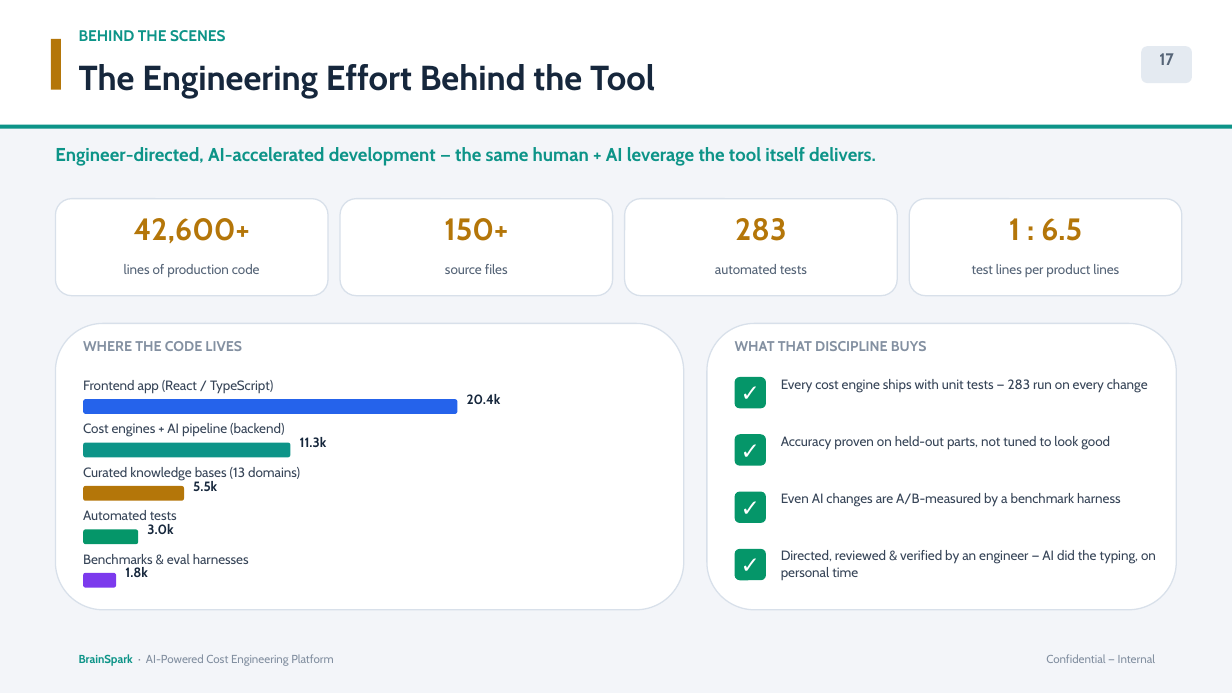
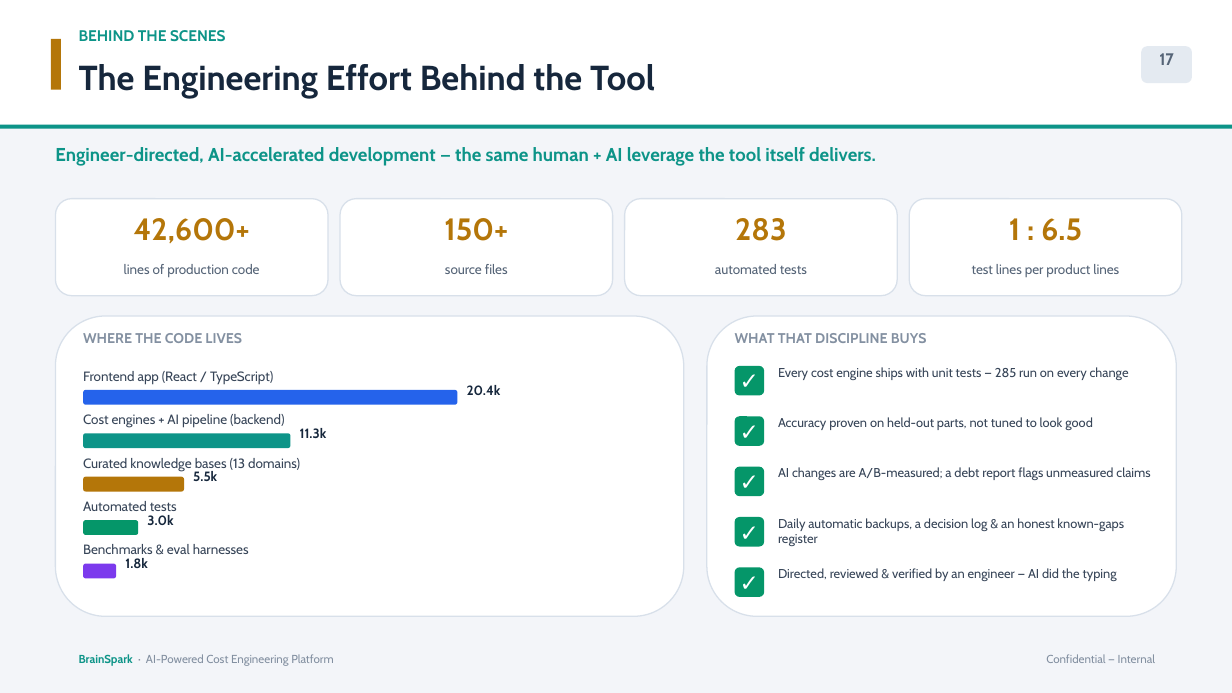
Before and after one commit to bhosaleavinash546/leamington-marathi, a slide deck: slide 17 of BrainSpark_Director_Presentation.pptx. Drawn at 1232x693 pixels with LibreOffice and Linux fonts; fonts in the diff are those of the drawing. Boxes give left, top, right and bottom in pixels: in the first picture for what was removed or moved away, otherwise in the second. Text is boxed around its words. In the diff, an @@ line names an element or a change of style, - is before the commit and + after.

```diff
--- a/BrainSpark_Director_Presentation.pptx
+++ b/BrainSpark_Director_Presentation.pptx
@@ rounded rectangle: place and size @@
-rounded rectangle at [55,323,684,610]
+rounded rectangle at [55,316,684,616]
@@ rounded rectangle: place and size @@
-rounded rectangle at [707,323,1177,610]
+rounded rectangle at [707,316,1177,616]
@@ 13 texts, 6 rounded rectangles: place and size @@
-13 texts, 6 rounded rectangles at [83,341,927,588]
+13 texts, 6 rounded rectangles at [83,333,927,579]
@@ text at [778,367,1129,380]: text changed; size 10.5 to 10 pt @@
-Every cost engine ships with unit tests — 283 run on every change
+Every cost engine ships with unit tests — 285 run on every change
@@ rounded rectangle: place and size @@
-rounded rectangle at [735,434,766,466]
+rounded rectangle at [735,416,764,445]
@@ text "✓": place and size @@
-text "✓" at [735,434,766,466]
+text "✓" at [735,416,764,445]
@@ text "Accuracy proven on held-out parts, ...": place and size @@
-text "Accuracy proven on held-out parts, ..." at [781,436,1110,449]
+text "Accuracy proven on held-out parts, ..." at [778,417,1093,430]
@@ text "Accuracy proven on held-out parts, ..." at [778,417,1093,430]: size 10.5 to 10 pt; line spacing 1.03 to 1.02 @@
@@ rounded rectangle: place and size @@
-rounded rectangle at [735,492,766,523]
+rounded rectangle at [735,467,764,496]
@@ text "✓": place and size @@
-text "✓" at [735,492,766,523]
+text "✓" at [735,467,764,496]
@@ text at [778,467,1150,480]: text changed; size 10.5 to 10 pt @@
-Even AI changes are A/B-measured by a benchmark harness
+AI changes are A/B-measured; a debt report flags unmeasured claims
@@ rounded rectangle: place and size @@
-rounded rectangle at [735,549,766,580]
+rounded rectangle at [735,517,764,546]
@@ text "✓": place and size @@
-text "✓" at [735,549,766,580]
+text "✓" at [735,517,764,546]
@@ text added at [778,518,1124,546], 10 pt, text #374558 @@
+Daily automatic backups, a decision log & an honest known-gaps register
@@ rounded rectangle added at [735,567,764,597], fill #059669 @@
@@ text added at [735,567,764,597], 18 pt, text #FFFFFF, bold @@
+✓
@@ text at [778,568,1117,581]: text changed; size 10.5 to 10 pt @@
-Directed, reviewed & verified by an engineer — AI did the typing, on personal time
+Directed, reviewed & verified by an engineer — AI did the typing
```
Also in this commit, not shown: 1 other slide changed, 1 other file.
